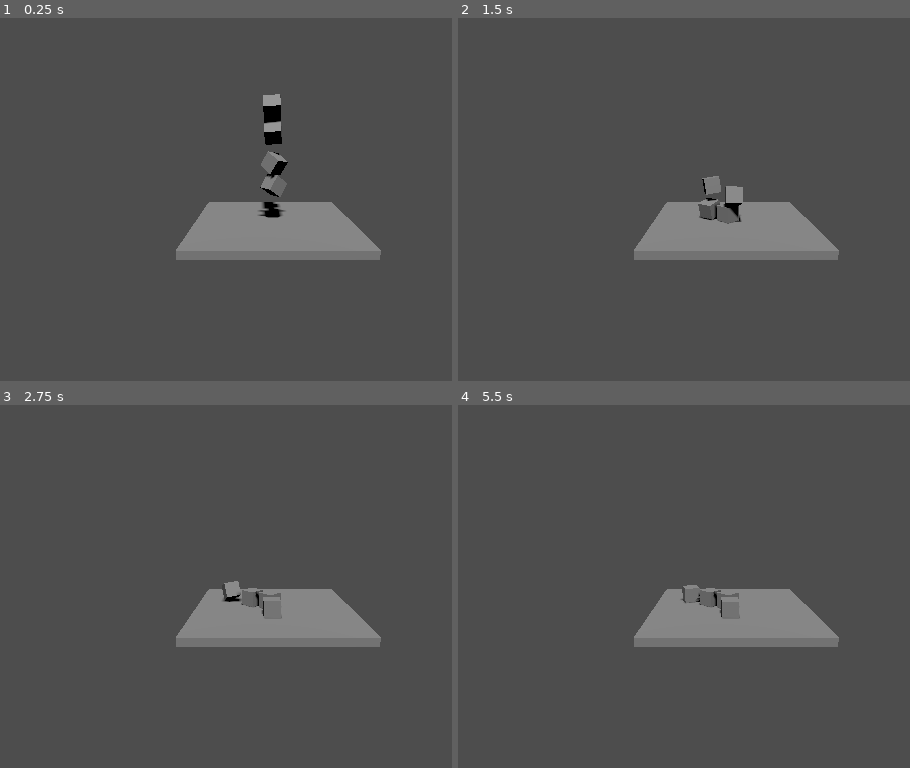
Above: before the commit, frames 1-4 (two rows, left to right).
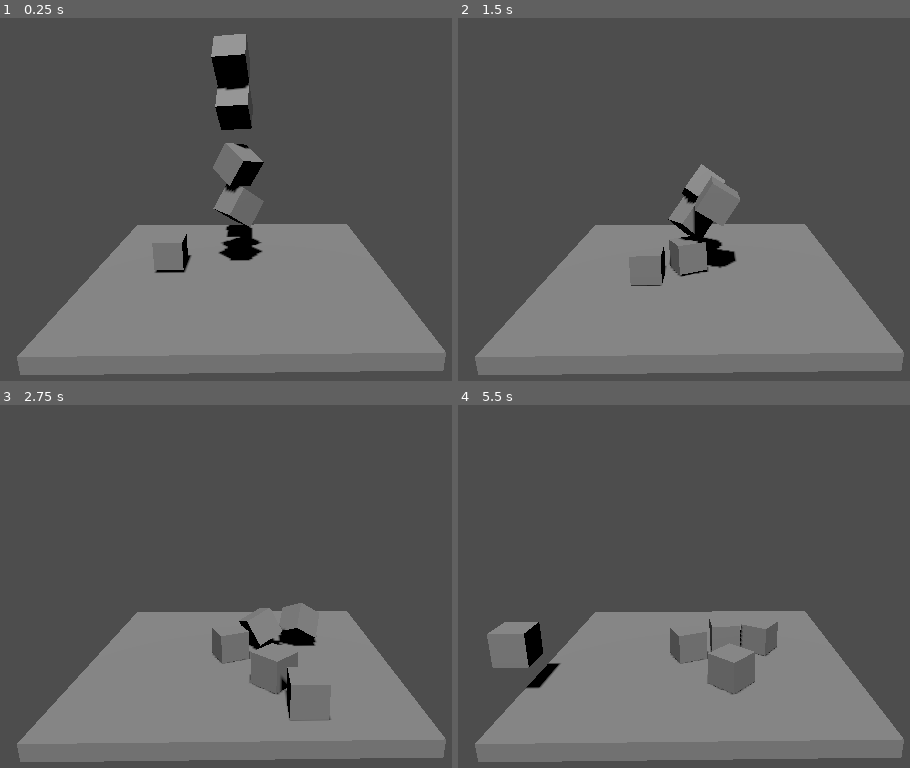
Above: after the commit, the same moments.

Repository: Yanghuiwon22/godot_first
Game: Godot game, scene res://level_1.tscn
Two runs of this game, one before a commit and one after it. Both use one fixed random seed, a clock stepped at 60 frames per second and the inputs below. The project has no main scene, so this scene is started directly.
Inputs:
- Up to frame 1 (0.25 s): no input
- Up to frame 2 (1.5 s): tap Enter (ui_accept) at 0.5, 0.6, 0.77, 1.07, 1.35 s; hold Right (ui_right) 0.53-1.28 s; hold Down (ui_down) from 1.28 s (still down)
- Up to frame 3 (2.75 s): tap Enter (ui_accept) at 1.52, 1.82, 2.1 s; release Down (ui_down) at 2.03 s; hold Right (ui_right) from 2.03 s (still down)
- Up to frame 4 (5.5 s): release Right (ui_right) at 2.78 s; hold Up (ui_up) 2.78-3.53 s; tap Enter (ui_accept) at 2.85, 3.02, 3.32, 3.6, 3.77, 4.07, 4.35, 4.52, 4.82, 5.1 s; hold Left (ui_left) 3.53-5.03 s; hold Down (ui_down) from 5.03 s (still down)

The runs differ from the first frame. In frame 1, 33% of the frame differs, in the area x 3-99%, y 4-99%; in frame 2, 29%; in frame 3, 28%; in frame 4, 29%.

Commit message:
캐릭터 움직이기 완.

Diff:
--- a/level_1.tscn
+++ b/level_1.tscn
@@ -1,6 +1,8 @@
-[gd_scene load_steps=4 format=3 uid="uid://dsrkhobn8f76b"]
+[gd_scene load_steps=6 format=3 uid="uid://dsrkhobn8f76b"]
 
 [ext_resource type="PackedScene" uid="uid://1cmv8os5w0tn" path="res://block.tscn" id="1_o2t4f"]
+[ext_resource type="PackedScene" uid="uid://bubo7ej14vpji" path="res://steve.tscn" id="2_35cyl"]
+[ext_resource type="Script" path="res://steve.gd" id="3_3ji2n"]
 
 [sub_resource type="BoxMesh" id="BoxMesh_8jqjq"]
 size = Vector3(10, 0.5, 10)
@@ -11,7 +13,8 @@
 [node name="Level1" type="Node3D"]
 
 [node name="Camera3D" type="Camera3D" parent="."]
-transform = Transform3D(1, 0, 0, 0, 0.960274, 0.279058, 0, -0.279058, 0.960274, -0.964355, 5.91381, 18.1792)
+transform = Transform3D(0.999846, 0.00489946, -0.0168596, 0, 0.960274, 0.279058, 0.0175571, -0.279015, 0.960126, 0.446042, 5.94816, 12.8985)
+fov = 59.4451
 
 [node name="Floor" type="StaticBody3D" parent="."]
 metadata/_edit_group_ = true
@@ -27,14 +30,20 @@
 transform = Transform3D(1, 0, 0, 0, 0.575591, 0.817738, 0, -0.817738, 0.575591, -0.00469398, 8.39679, 3.19684)
 shadow_enabled = true
 
-[node name="Block1" parent="." instance=ExtResource("1_o2t4f")]
+[node name="Blocks" type="Node3D" parent="."]
+
+[node name="Block1" parent="Blocks" instance=ExtResource("1_o2t4f")]
 transform = Transform3D(0.589309, -0.660754, -0.464886, 0, 0.575419, -0.817859, 0.807908, 0.481972, 0.3391, 0, 2.82099, 0)
 
-[node name="Block2" parent="." instance=ExtResource("1_o2t4f")]
+[node name="Block2" parent="Blocks" instance=ExtResource("1_o2t4f")]
 transform = Transform3D(0.589309, -0.660754, -0.464886, -0.502592, 0.150691, -0.851289, 0.632547, 0.73532, -0.243286, 0, 4.17338, -0.0641875)
 
-[node name="Block3" parent="." instance=ExtResource("1_o2t4f")]
+[node name="Block3" parent="Blocks" instance=ExtResource("1_o2t4f")]
 transform = Transform3D(-0.0282994, -0.993661, 0.1088, -0.660754, -0.0630773, -0.747947, 0.750069, -0.0930561, -0.654781, -0.150412, 7.43291, -0.0424476)
 
-[node name="Block4" parent="." instance=ExtResource("1_o2t4f")]
+[node name="Block4" parent="Blocks" instance=ExtResource("1_o2t4f")]
 transform = Transform3D(-0.0387823, -0.992263, 0.117943, -0.660754, -0.0630773, -0.747948, 0.7496, -0.106938, -0.653196, -0.0769153, 6.03309, -0.12816)
+
+[node name="Steve" parent="." instance=ExtResource("2_35cyl")]
+transform = Transform3D(1, 0, 0, 0, 1, 0, 0, 0, 1, -2.41032, 1.16079, -0.0964003)
+script = ExtResource("3_3ji2n")
--- /dev/null
+++ b/steve.gd
@@ -0,0 +1,31 @@
+extends CharacterBody3D
+
+
+const SPEED = 5.0
+const JUMP_VELOCITY = 4.5
+
+# Get the gravity from the project settings to be synced with RigidBody nodes.
+var gravity = ProjectSettings.get_setting("physics/3d/default_gravity")
+
+
+func _physics_process(delta):
+	# Add the gravity.
+	if not is_on_floor():
+		velocity.y -= gravity * delta
+
+	# Handle jump.
+	if Input.is_action_just_pressed("ui_accept") and is_on_floor():
+		velocity.y = JUMP_VELOCITY
+
+	# Get the input direction and handle the movement/deceleration.
+	# As good practice, you should replace UI actions with custom gameplay actions.
+	var input_dir = Input.get_vector("ui_left", "ui_right", "ui_up", "ui_down")
+	var direction = (transform.basis * Vector3(input_dir.x, 0, input_dir.y)).normalized()
+	if direction:
+		velocity.x = direction.x * SPEED
+		velocity.z = direction.z * SPEED
+	else:
+		velocity.x = move_toward(velocity.x, 0, SPEED)
+		velocity.z = move_toward(velocity.z, 0, SPEED)
+
+	move_and_slide()
--- /dev/null
+++ b/steve.tscn
@@ -0,0 +1,13 @@
+[gd_scene load_steps=3 format=3 uid="uid://bubo7ej14vpji"]
+
+[sub_resource type="BoxMesh" id="BoxMesh_tr7k4"]
+
+[sub_resource type="BoxShape3D" id="BoxShape3D_86ewn"]
+
+[node name="Steve" type="CharacterBody3D"]
+
+[node name="MeshInstance3D" type="MeshInstance3D" parent="."]
+mesh = SubResource("BoxMesh_tr7k4")
+
+[node name="CollisionShape3D" type="CollisionShape3D" parent="."]
+shape = SubResource("BoxShape3D_86ewn")
